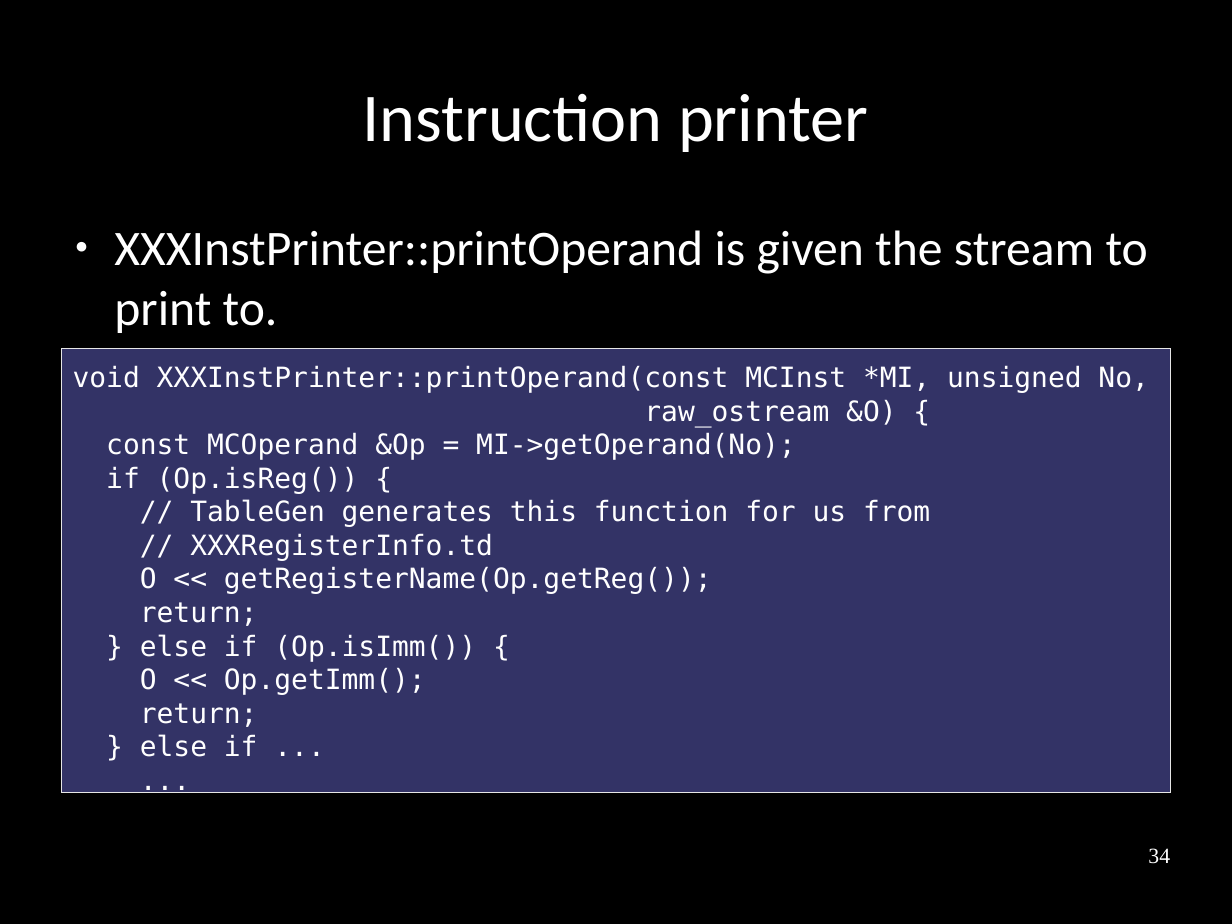
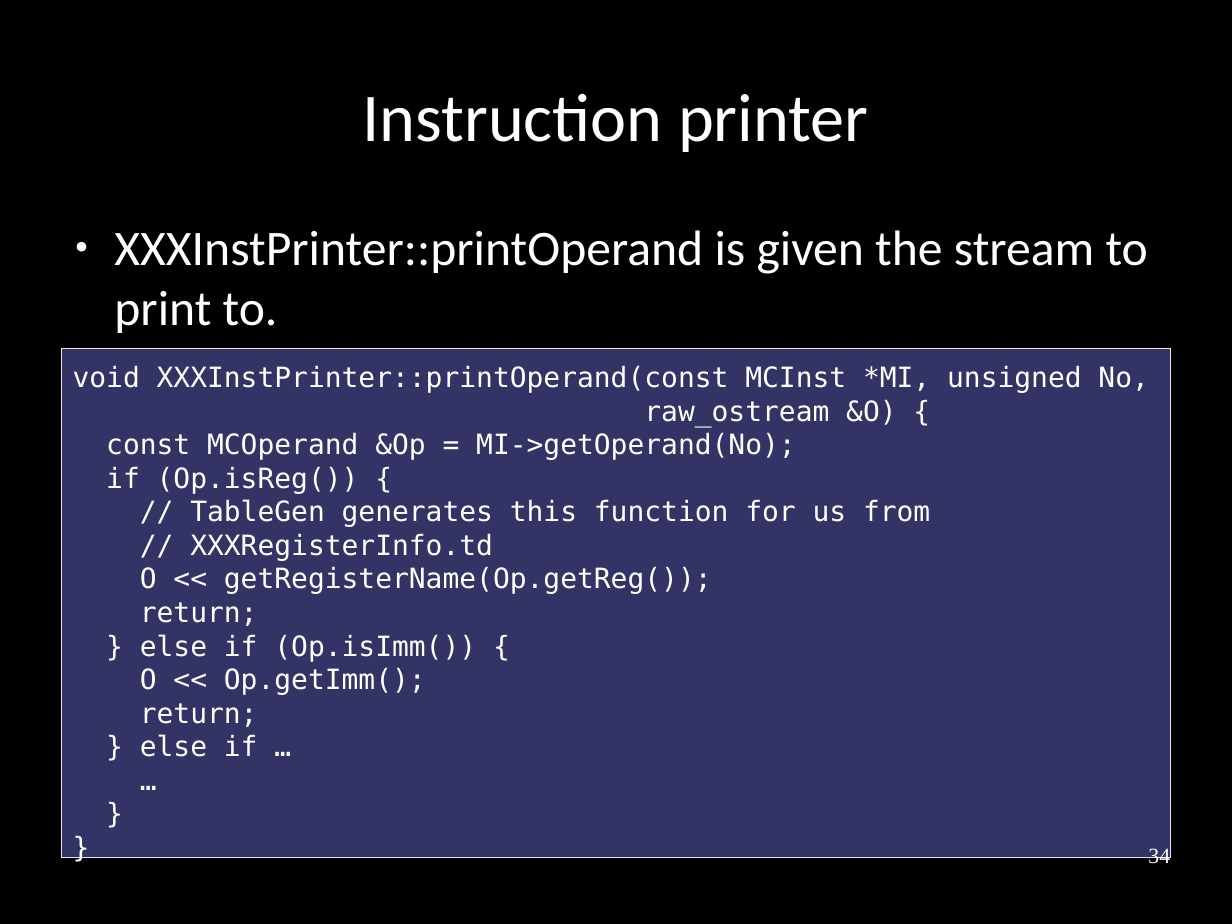
Before and after one commit to frasercrmck/llvm-leg, a slide deck: slide 34 of docs/Codeplay/Slides.odp. Drawn at 1232x924 pixels with LibreOffice and Linux fonts; fonts in the diff are those of the drawing. Boxes give left, top, right and bottom in pixels: in the first picture for what was removed or moved away, otherwise in the second. Text is boxed around its words. In the diff, an @@ line names an element or a change of style, - is before the commit and + after.

```diff
--- a/docs/Codeplay/Slides.odp
+++ b/docs/Codeplay/Slides.odp
@@ rectangle "void XXXInstPrinter::printOperand(const MCInst *MI, unsigned ...": place and size @@
-rectangle "void XXXInstPrinter::printOperand(const MCInst *MI, unsigned ..." at bbox=[61, 349, 1171, 793]
+rectangle "void XXXInstPrinter::printOperand(const MCInst *MI, unsigned ..." at bbox=[61, 349, 1171, 857]
```
Also in this commit, not shown: 11 other slides changed.
